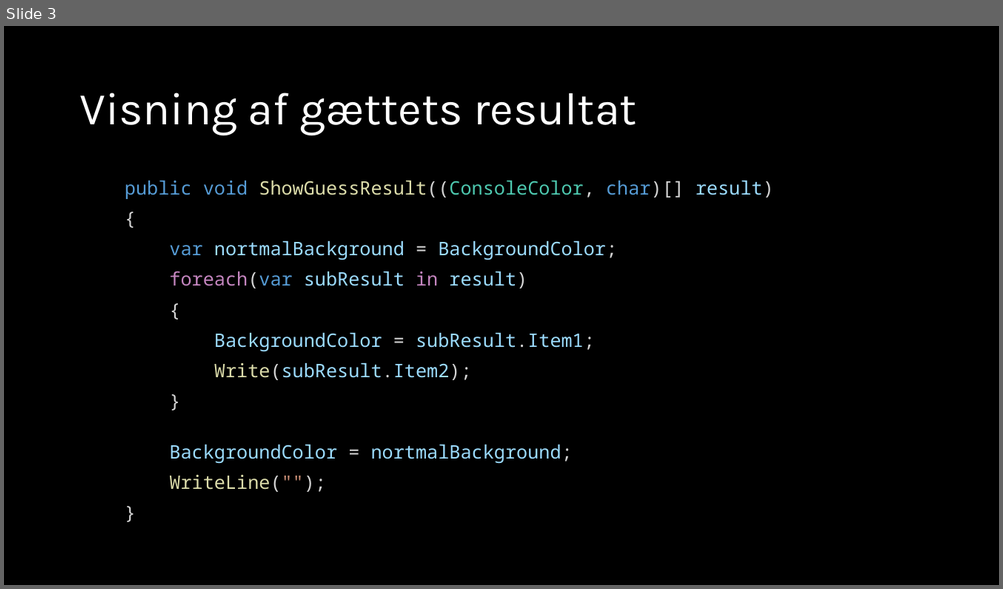
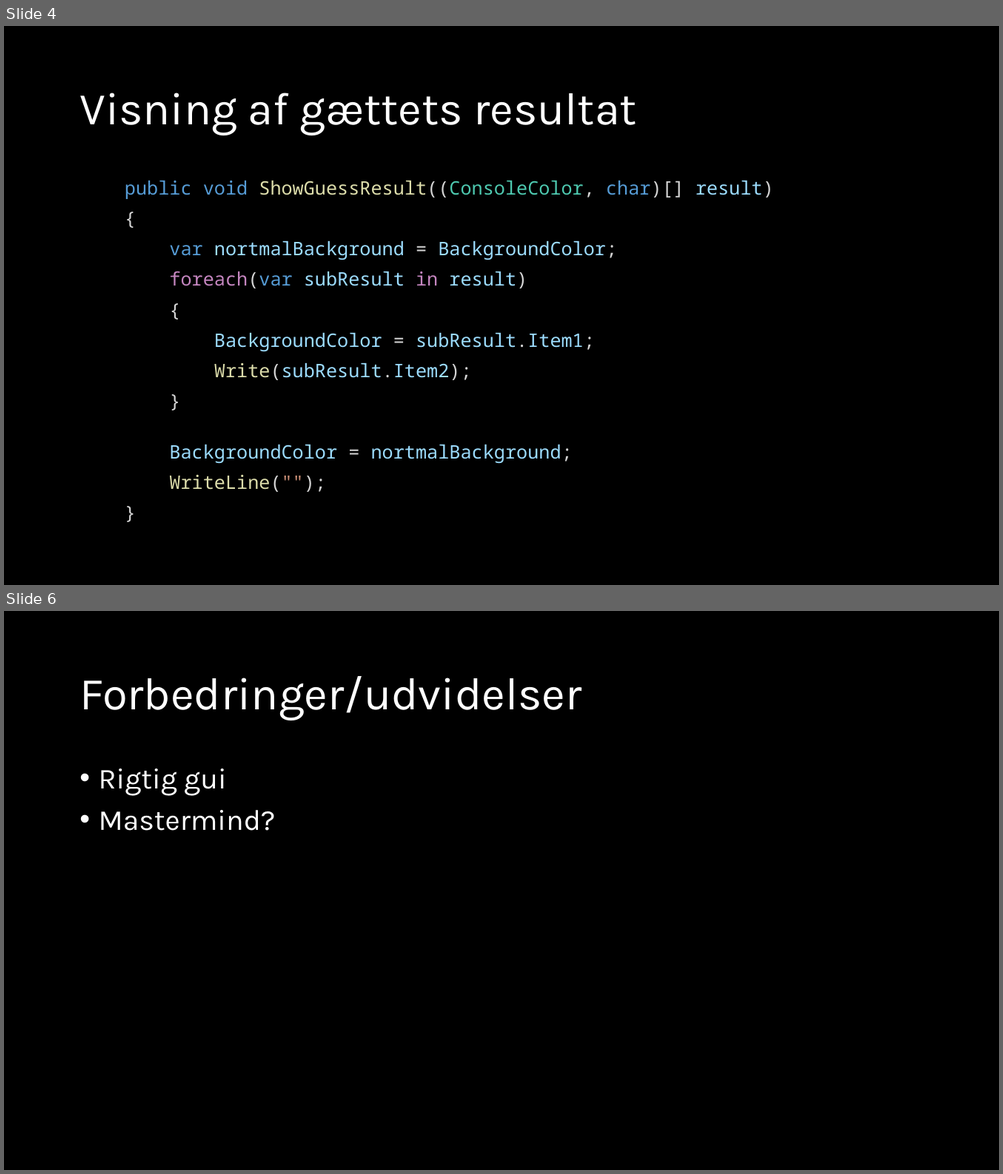
Before and after one commit to davi2298/spac_uge_2, a slide deck: Wordle.pptx. Shown one above the other, each under a label of ours: slide 3 before the commit, slides 4 and 6 after it; the slides between them are not shown. The pictures are 1003x589 and 1003x1174 pixels, drawn with LibreOffice and Linux fonts; fonts in the diff are those of the drawing. Boxes give left, top, right and bottom in pixels: in the first picture for what was removed or moved away, otherwise in the second. Text is boxed around its words. In the diff, an @@ line names an element or a change of style, - is before the commit and + after.

```diff
--- a/Wordle.pptx
+++ b/Wordle.pptx
@@ slide 6 added at box(4, 611, 999, 1170), background #000000 @@
@@ title added at box(79, 676, 581, 721), 44 pt, text #FFFFFF @@
+Forbedringer/udvidelser
@@ text added at box(99, 769, 276, 831), 28 pt, text #FFFFFF @@
+• Rigtig gui
+• Mastermind?
@@ what was slide 3 is now slide 4 @@
```
Also in this commit, not shown: 2 other slides added.
